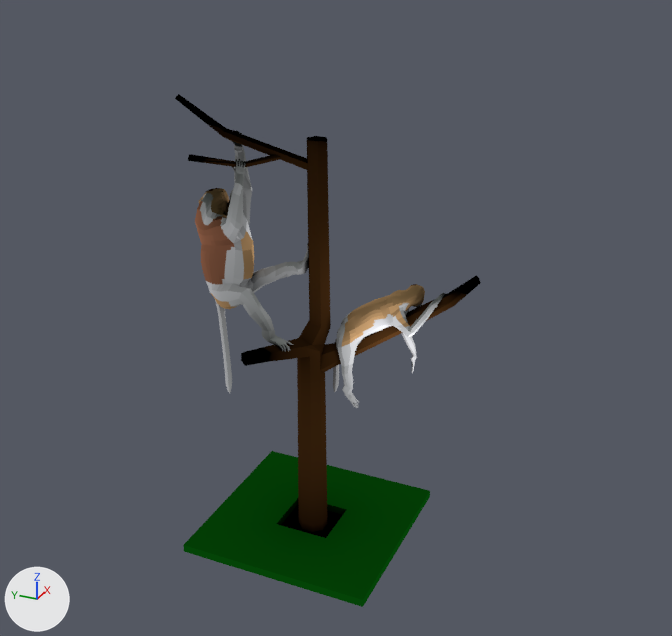
The glTF model models/proboscis.glb, before and after one commit.
Before and after are seen from a 50 mm camera at (-4.42, -2.23, 3.67) aimed at (0.07, -0.21, 1.42). The axes (+X, +Y, +Z) are drawn at lower left. The lights are the same throughout. Where no turn or scale is listed for an object, it has been applied to the vertices. Vertices at the same position are counted once.

The older version as bpy lines, for what is in view:
```python
me_mesh_0 = bpy.data.meshes.new('Mesh_0')
me_mesh_0.from_pydata(...)  # 6113 vertices, 12134 faces; spans x 0.0..1.17, y -1.75..0.0, z 0.0..2.7
me_mesh_0.materials.append(mat_proboscis_baked)
ob_mesh_0 = bpy.data.objects.new('Mesh_0', me_mesh_0)
ob_mesh_0.location = (-0.559, 0.741, -0.045)
```
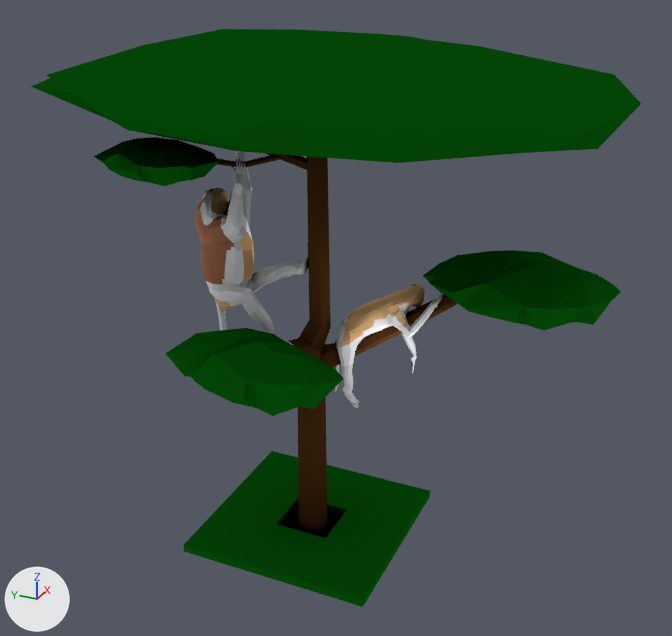
Where the newer file only moved an object's origin or applied its transform, the numbers keep the older frame.

Location of each change, [x1, y1, x2, y2] in pixels of the pictures (672 x 636 px):
'Mesh_0', reshaped (99% wider, 13% taller): before [175, 94, 481, 607]; after [31, 29, 641, 607]
part 1 of me_mesh_0, added (green): after [31, 29, 641, 163]
part 2 of me_mesh_0, added: after [94, 137, 219, 186]
part 3 of me_mesh_0, added (green): after [423, 250, 621, 330]
part 4 of me_mesh_0, added (green): after [165, 328, 344, 416]

What the commit changed:
Picture 'Image_1' (img_image_1) is new.
Material 'Material.foliage.baked' (mat_material_foliage_baked) is new.
Uses the picture img_image_1.
me_mesh_0 is used by ob_mesh_0; location (-0.559, 0.741, -0.045).
me_mesh_0 had 6113 vertices, 12134 faces and spanned x 0.0..1.17, y -1.75..0.0, z 0.0..2.7.
me_mesh_0 now has 6401 vertices, 12694 faces and spans x -0.55..1.76, y -2.49..0.8, z 0.0..3.04.
me_mesh_0 part 1: a new loose piece of 72 vertices spanning x -0.55..1.76, y -2.46..0.8, z 2.41..3.04, in mat_material_foliage_baked.
me_mesh_0 part 2: a new loose piece of 72 vertices spanning x -0.11..0.41, y -0.46..0.22, z 2.31..2.54, in mat_material_foliage_baked.
me_mesh_0 part 3: a new loose piece of 72 vertices spanning x 0.35..1.14, y -2.49..-1.46, z 1.61..1.96, in mat_material_foliage_baked.
me_mesh_0 part 4: a new loose piece of 72 vertices spanning x -0.21..0.29, y -1.23..-0.2, z 1.13..1.58, in mat_material_foliage_baked.
me_mesh_0 now uses material mat_material_foliage_baked.
